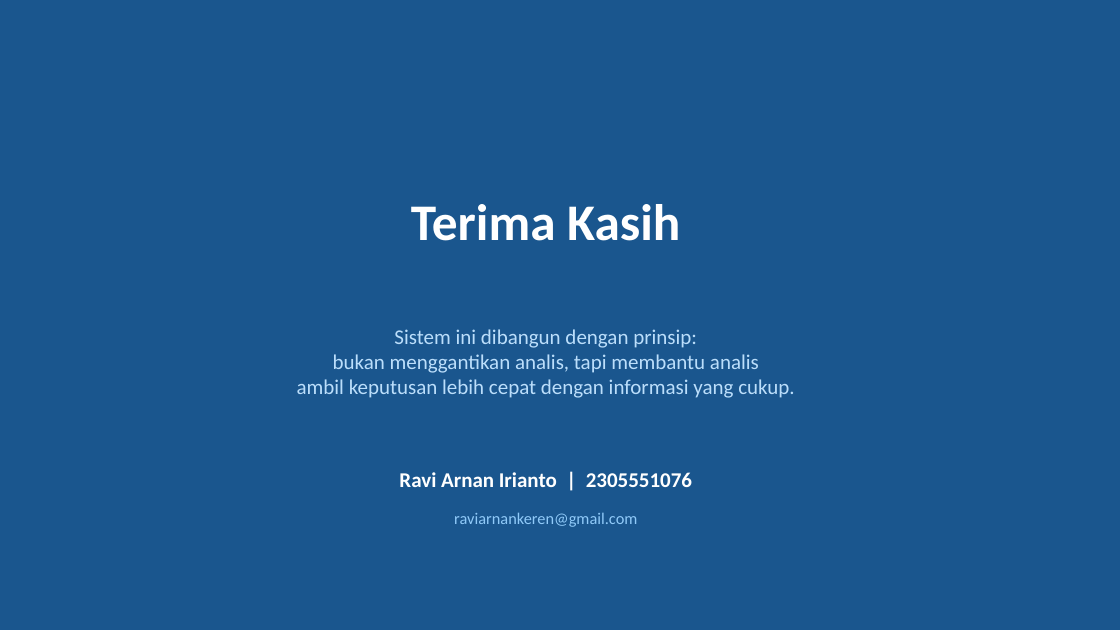
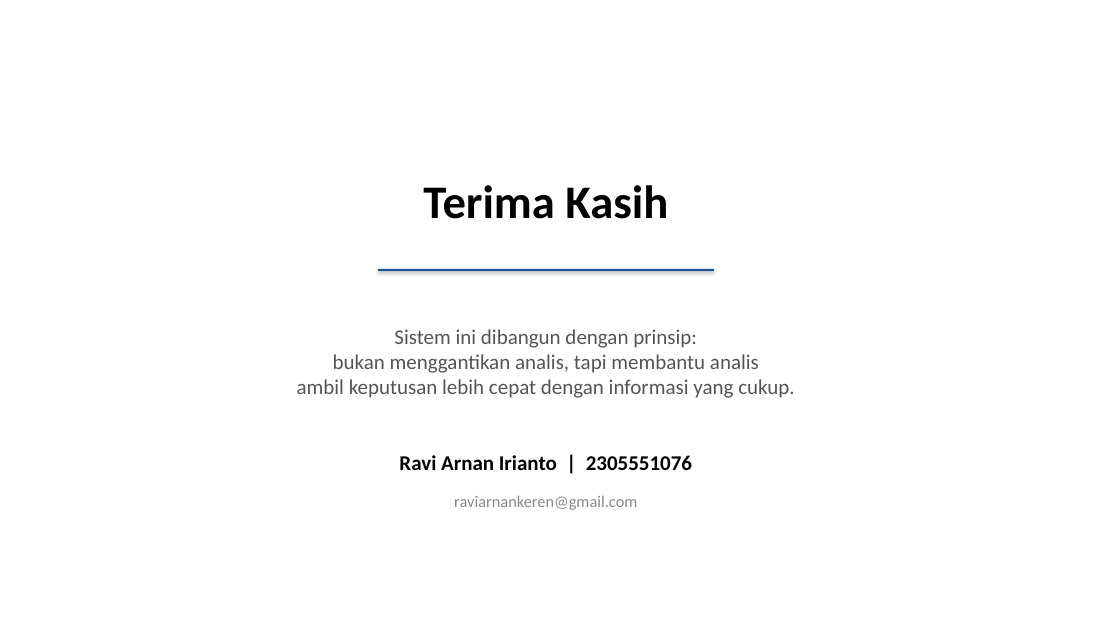
Before and after one commit to ravi-arnan/soar-project, a slide deck: slide 7 of docs/BIMBINGAN-TA-SOAR.pptx. Drawn at 1120x630 pixels with LibreOffice and Linux fonts; fonts in the diff are those of the drawing. Boxes give left, top, right and bottom in pixels: in the first picture for what was removed or moved away, otherwise in the second. Text is boxed around its words. In the diff, an @@ line names an element or a change of style, - is before the commit and + after.

Commit message:
docs: PPT bimbingan v3 — desain sederhana seperti PPT mahasiswa
- Background putih polos (bukan gradient/dark)
- Kotak flow pakai RECTANGLE biasa (bukan rounded neon)
- Tabel standar (bukan card styling)
- Bullet point biasa dengan indentasi
- Warna: hitam + biru tua saja
- Tidak ada emoji, gradient, atau shadow
- Lebih banyak teks, kurang visual berlebihan

```diff
--- a/docs/BIMBINGAN-TA-SOAR.pptx
+++ b/docs/BIMBINGAN-TA-SOAR.pptx
@@ background #1A568E to #FFFFFF @@
@@ text "Terima Kasih" at [423, 185, 668, 219]: size 44 to 40 pt, text colour #FFFFFF to #000000 @@
@@ rectangle added at [378, 269, 714, 271], fill #1A568E @@
@@ text "Sistem ini dibangun dengan prinsip: ..." at [297, 329, 795, 398]: text colour #BBDEFB to #555555 @@
@@ text "Ravi Arnan Irianto | 2305551076" at [399, 455, 692, 470]: text colour #FFFFFF to #000000 @@
@@ 3 texts: place and size @@
-3 texts at [399, 204, 692, 527]
+3 texts at [399, 185, 692, 510]
@@ text "raviarnankeren@gmail.com" at [454, 495, 637, 510]: text colour #90CAF9 to #888888 @@
```
Also in this commit, not shown: 6 other slides changed, 1 other file.
